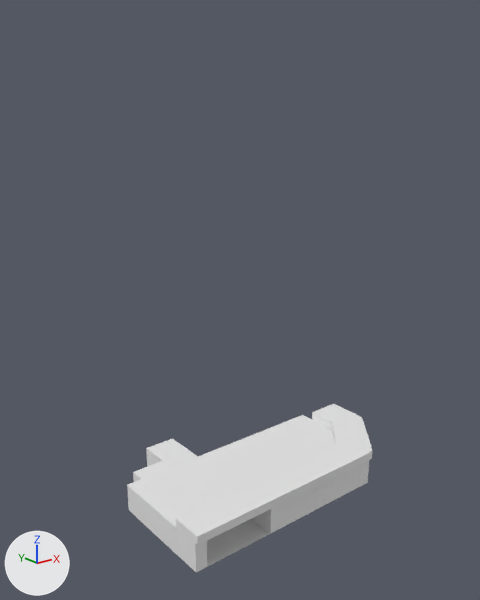
The Blender file building_01/building.blend: old version first, new version second.
Before and after are seen from a camera (50 mm lens) standing at (-3.84, -5.18, 4.15) and looking at (0.23, -0.09, 2.11). The lights are fixed; the arrows at lower left show +X, +Y and +Z.

Script lines for the objects in view, before the commit:
```python
me_plane = bpy.data.meshes.new('Plane')
me_plane.from_pydata(...)  # 448 vertices, 350 faces; spans x -0.1..2.39, y -0.43..0.99, z 0.0..0.3
me_plane_001 = bpy.data.meshes.new('Plane.001')
me_plane_001.from_pydata(...)  # 683 vertices, 696 faces; spans x -1.02..1.84, y -1.04..0.04, z 0.0..0.4
ob_plane = bpy.data.objects.new('Plane', me_plane)
ob_plane.location = (-0.92, -0.27, 0.0)
ob_plane_001 = bpy.data.objects.new('Plane.001', me_plane_001)
ob_plane_001.location = (0.0, 0.0, 0.0)
```
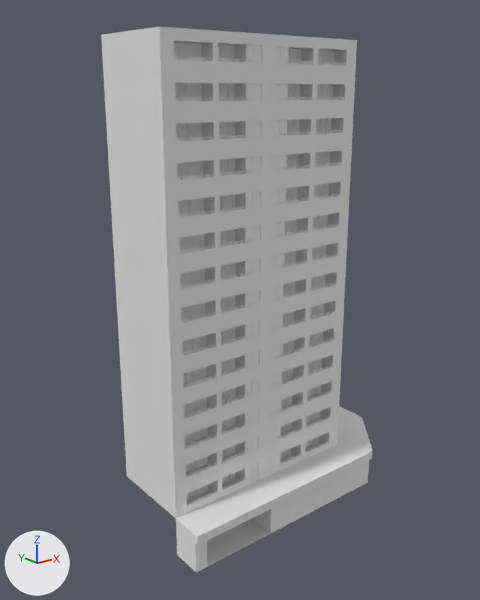
Commit message: fixed window part

Boxes [x1, y1, x2, y2] around the edits, measured in the pictures (480 x 600 px):
'Plane', moved, modifiers changed
    before: [127, 415, 335, 555]
    after: [101, 27, 357, 518]

Patch to the scene script:
```diff
--- a/building_01/building.blend.py
+++ b/building_01/building.blend.py
@@ ob_plane @@
 ob_plane = bpy.data.objects.new('Plane', me_plane)
-ob_plane.location = (-0.92, -0.27, 0.0)
+ob_plane.location = (-0.92, -0.27, 0.4)
+_m = ob_plane.modifiers.new('Array', 'ARRAY')
+_m.count = 14
+_m.constant_offset_displace = (0.0, 0.0, 0.0)
+_m.relative_offset_displace = (0.0, 0.0, 1.0)
```
